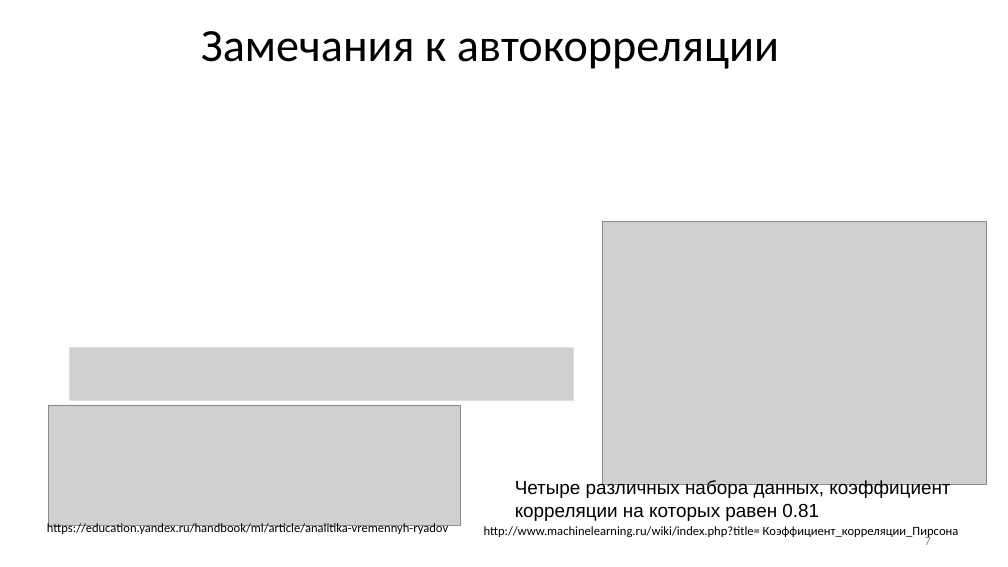
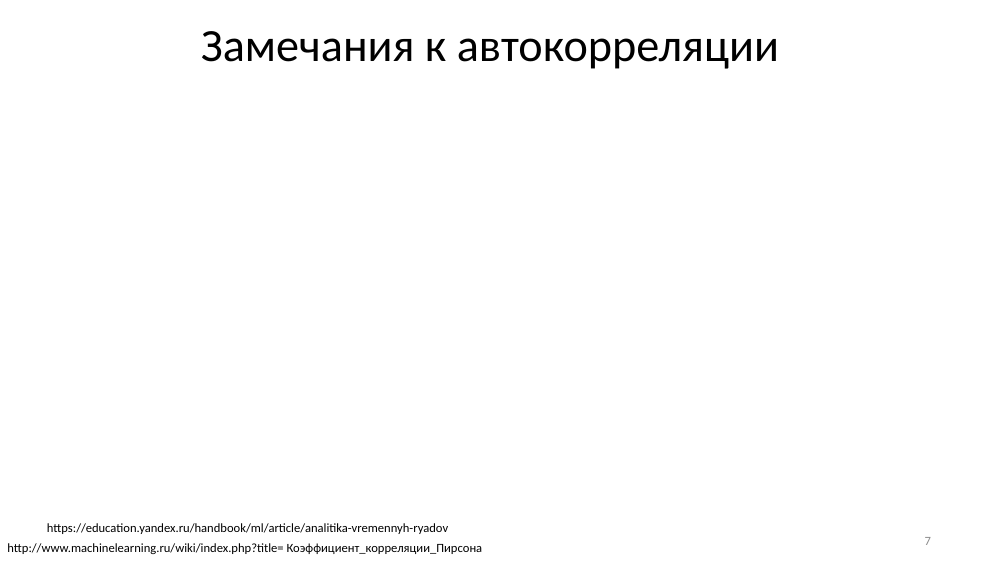
Before and after one commit to MVRonkin/TimeSeriesCourse, a slide deck: slide 7 of 2026/LEC/02-1 Статистические свойства ВР .pptx. Drawn at 1008x567 pixels with LibreOffice and Linux fonts; fonts in the diff are those of the drawing; grey boxes stand for pictures. Boxes give left, top, right and bottom in pixels: in the first picture for what was removed or moved away, otherwise in the second. Text is boxed around its words. In the diff, an @@ line names an element or a change of style, - is before the commit and + after.

```diff
--- a/2026/LEC/02-1 Статистические свойства ВР .pptx
+++ b/2026/LEC/02-1 Статистические свойства ВР .pptx
@@ picture removed at (602, 222, 987, 485) @@
@@ picture removed at (70, 347, 574, 401) @@
@@ picture removed at (48, 405, 461, 526) @@
@@ text removed at (515, 479, 950, 521) @@
-Четыре различных набора данных, коэффициент корреляции на которых равен 0.81
@@ text "http://www.machinelearning.ru/wiki/index.php?title= Коэффици ...": place and size @@
-text "http://www.machinelearning.ru/wiki/index.php?title= Коэффици ..." at (484, 526, 959, 539)
+text "http://www.machinelearning.ru/wiki/index.php?title= Коэффици ..." at (7, 543, 483, 554)
```
Also in this commit, not shown: 6 other slides changed, 2 slides added.
